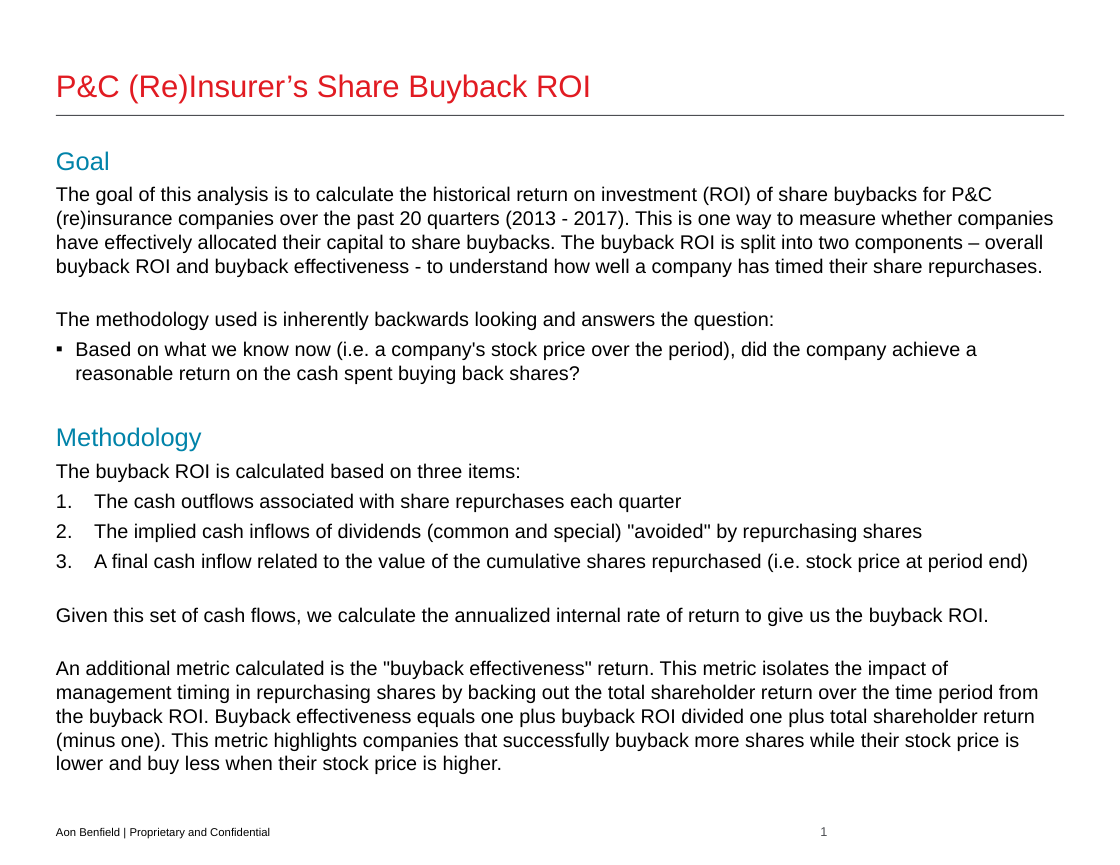
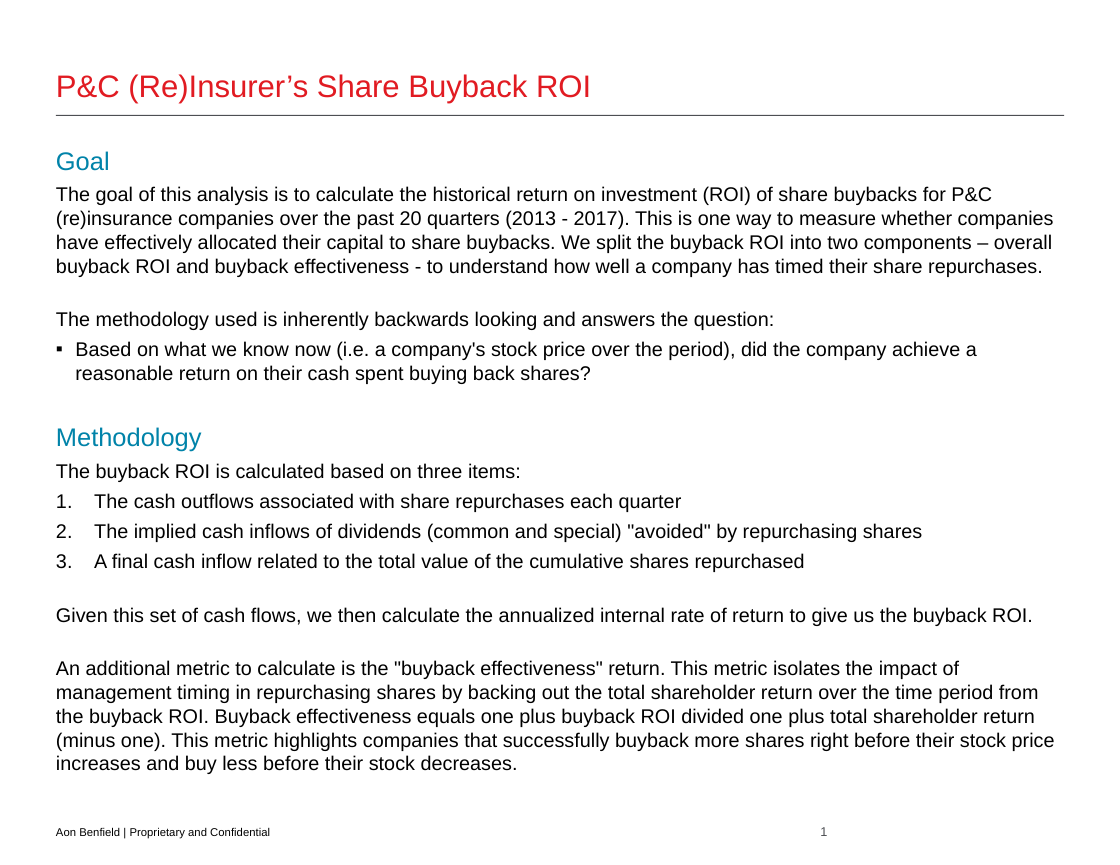
Before and after one commit to problemofpoints/buybackmath, a slide deck: slide 2 of P&C (Re)Insurers Share Buyback ROI_2013-2017.pptx. Drawn at 1120x865 pixels with LibreOffice and Linux fonts; fonts in the diff are those of the drawing; background and template pictures are left out. Boxes give left, top, right and bottom in pixels: in the first picture for what was removed or moved away, otherwise in the second. Text is boxed around its words. In the diff, an @@ line names an element or a change of style, - is before the commit and + after.

```diff
--- a/P&C (Re)Insurers Share Buyback ROI_2013-2017.pptx
+++ b/P&C (Re)Insurers Share Buyback ROI_2013-2017.pptx
@@ text at bbox=[56, 186, 1054, 277]: text changed @@
-  The goal of this analysis is to calculate the historical return on investment (ROI) of share buybacks for P&C (re)insurance companies over the past 20 quarters (2013 - 2017). This is one way to measure whether companies have effectively allocated their capital to share buybacks. The buyback ROI is split into two components – overall buyback ROI and buyback effectiveness - to understand how well a company has timed their share repurchases.
+  The goal of this analysis is to calculate the historical return on investment (ROI) of share buybacks for P&C (re)insurance companies over the past 20 quarters (2013 - 2017). This is one way to measure whether companies have effectively allocated their capital to share buybacks. We split the buyback ROI into two components – overall buyback ROI and buyback effectiveness - to understand how well a company has timed their share repurchases.
@@ text at bbox=[75, 341, 977, 384]: text changed @@
-    ▪ Based on what we know now (i.e. a company's stock price over the period), did the company achieve a reasonable return on the cash spent buying back shares?
+    ▪ Based on what we know now (i.e. a company's stock price over the period), did the company achieve a reasonable return on their cash spent buying back shares?
@@ text at bbox=[56, 553, 1055, 774]: text changed @@
-    3. A final cash inflow related to the value of the cumulative shares repurchased (i.e. stock price at period end)
-  Given this set of cash flows, we calculate the annualized internal rate of return to give us the buyback ROI.
-  An additional metric calculated is the "buyback effectiveness" return. This metric isolates the impact of management timing in repurchasing shares by backing out the total shareholder return over the time period from the buyback ROI. Buyback effectiveness equals one plus buyback ROI divided one plus total shareholder return (minus one). This metric highlights companies that successfully buyback more shares while their stock price is lower and buy less when their stock price is higher.
+    3. A final cash inflow related to the total value of the cumulative shares repurchased
+  Given this set of cash flows, we then calculate the annualized internal rate of return to give us the buyback ROI.
+  An additional metric to calculate is the "buyback effectiveness" return. This metric isolates the impact of management timing in repurchasing shares by backing out the total shareholder return over the time period from the buyback ROI. Buyback effectiveness equals one plus buyback ROI divided one plus total shareholder return (minus one). This metric highlights companies that successfully buyback more shares right before their stock price increases and buy less before their stock decreases.
```
Also in this commit, not shown: 30 other slides changed, 1 other file.
